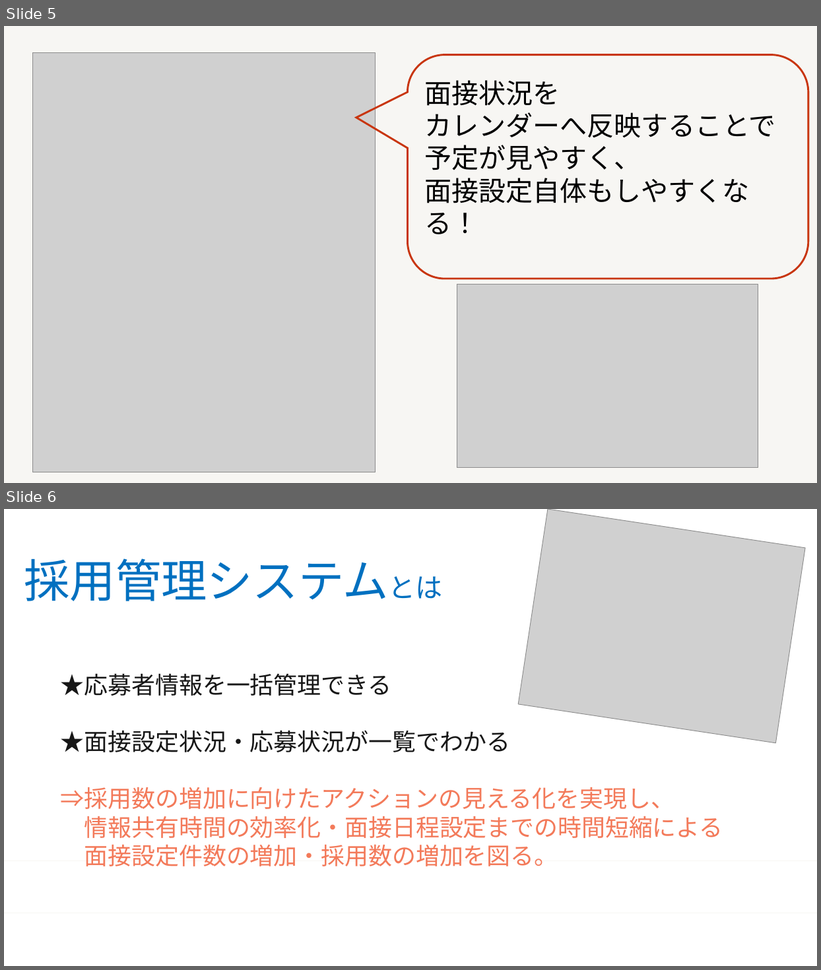
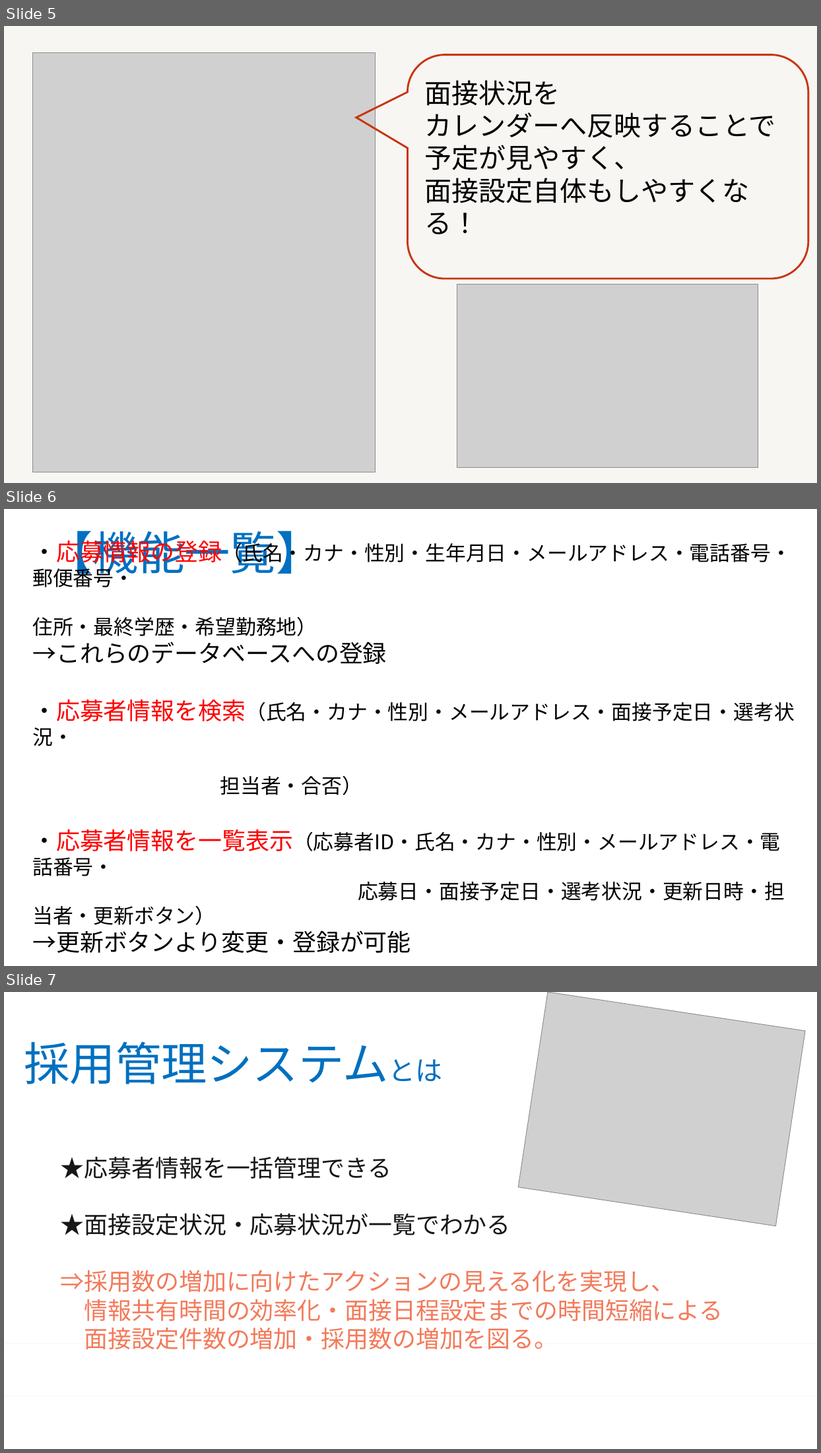
Before and after one commit to nozomi-watanabe1214/my_application, a slide deck: 採用管理システム.pptx. Shown one above the other, each under a label of ours: slides 5 and 6 before the commit, slides 5, 6 and 7 after it. The pictures are 821x970 and 821x1453 pixels, drawn with LibreOffice and Linux fonts; fonts in the diff are those of the drawing; grey boxes stand for pictures. Boxes give left, top, right and bottom in pixels: in the first picture for what was removed or moved away, otherwise in the second. Text is boxed around its words. In the diff, an @@ line names an element or a change of style, - is before the commit and + after.

Commit message:
採用管理システム　紹介用パワーポイント（機能一覧 記入）

```diff
--- a/採用管理システム.pptx
+++ b/採用管理システム.pptx
@@ slide 6 added at [4,509,817,966], background #FFFFFF @@
@@ text added at [32,537,795,953], 24 pt, text #000000 @@
+・応募情報の登録（氏名・カナ・性別・生年月日・メールアドレス・電話番号・郵便番号・
+住所・最終学歴・希望勤務地）
+→これらのデータベースへの登録
+・応募者情報を検索（氏名・カナ・性別・メールアドレス・面接予定日・選考状況・
+担当者・合否）
+・応募者情報を一覧表示（応募者ID・氏名・カナ・性別・メールアドレス・電話番号・
+応募日・面接予定日・選考状況・更新日時・担当者・更新ボタン）
+→更新ボタンより変更・登録が可能
+・採用スケジュールカレンダーへ自動反映
@@ text added at [48,531,322,581], 54 pt, text #0070C0 @@
+【機能一覧】
@@ what was slide 6 is now slide 7 @@
```
